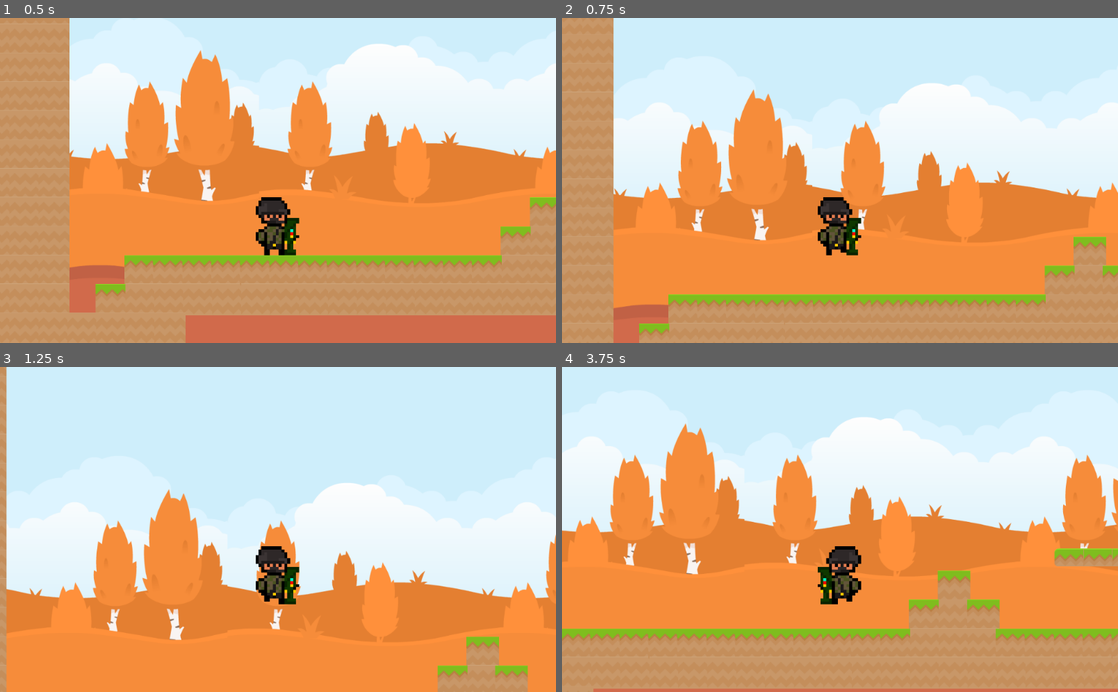
Above: before the commit, frames 1-4 (two rows, left to right).
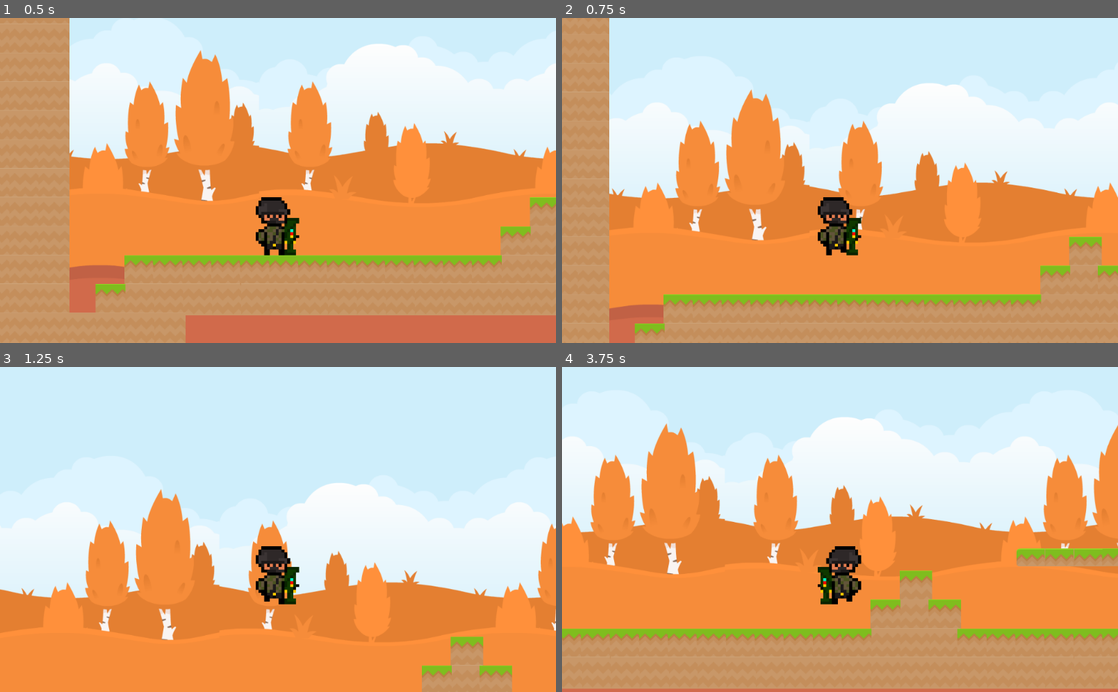
Above: after the commit, the same moments.

Repository: bsu-cs315/P2-ncbarber
Game: Godot game, scene res://src/Level.tscn
Two runs of this game, one before a commit and one after it. Both use one fixed random seed, a clock stepped at 60 frames per second and the inputs below.
Inputs:
- Up to frame 1 (0.5 s): no input
- Up to frame 2 (0.75 s): tap Enter at 0.5 s; hold D (right) from 0.53 s (still down); hold Space (rocket_launch) from 0.53 s (still down)
- Up to frame 3 (1.25 s): keep holding D (right); keep holding Space (rocket_launch); tap W (jump) at 0.77, 0.8, 1.07 s
- Up to frame 4 (3.75 s): release Space (rocket_launch) at 1.28 s; tap W (jump) at 1.35, 1.52, 1.82, 2.3, 3.02, 3.32 s; tap Space (rocket_launch) at 1.55, 2.85 s; release D (right) at 2.03 s; hold Left (left) 2.03-2.78 s; hold Space (rocket_launch) 2.03-2.78 s; hold D (right) from 2.78 s (still down); hold W (jump) from 3.53 s (still down)

Frame 1 is identical in both runs. In frame 2, 4.1% of the frame differs, in the area x 8-100%, y 0-100%; in frame 3, 8.2%; in frame 4, 16%, in the area x 0-100%, y 15-100%.

Commit message:
Add Rocket Lauch Animation

Diff:
--- a/project/src/Character.gd
+++ b/project/src/Character.gd
@@ -1,11 +1,12 @@
 extends KinematicBody2D
 
-var gravity = 600
-var jumpPower = -350
-var rocketJump = -500
-var speed = 200
+var gravity := 600
+var jumpPower := -350
+var rocketJumpPower := -500
+var speed := 250
 #var currentGravity = gravity
 var jumpped = false
+var rocketJumpped = false
 var velocity = Vector2()
 
 func _physics_process(delta):
@@ -21,11 +22,12 @@
 			jumpped = true
 			$AnimatedSprite.animation = "jumping"
 			$AnimatedSprite.play()
+
 	if Input.is_action_pressed("rocket_launch"):
 		if is_on_floor():
-			velocity.y = rocketJump
-			jumpped = true
-			$AnimatedSprite.animation = "jumping"
+			velocity.y = rocketJumpPower
+			rocketJumpped = true
+			$AnimatedSprite.animation = "rocket"
 			$AnimatedSprite.play()
 
 	if Input.is_action_pressed("down"):
@@ -35,16 +37,27 @@
 
 	if Input.is_action_pressed("right"):
 		velocity.x += speed
-		if is_on_floor():
+		if is_on_floor() and not rocketJumpped:
 			$AnimatedSprite.animation = "walking"
+			$AnimatedSprite.play()
 			$AnimatedSprite.flip_h = false
+
+		if is_on_floor() and not jumpped:
+			$AnimatedSprite.animation = "walking"
 			$AnimatedSprite.play()
+			$AnimatedSprite.flip_h = false
+
 	if Input.is_action_pressed("left"):
 		velocity.x -= speed
-		if is_on_floor():
+		if is_on_floor() and not rocketJumpped:
 			$AnimatedSprite.animation = "walking"
+			$AnimatedSprite.play()
 			$AnimatedSprite.flip_h = true
+		if is_on_floor() and not jumpped:
+			$AnimatedSprite.animation = "walking"
 			$AnimatedSprite.play()
+			$AnimatedSprite.flip_h = true
+
 
 	velocity.y += gravity * delta
 	if jumpped and is_on_floor():
--- a/project/src/Character.tscn
+++ b/project/src/Character.tscn
@@ -6,6 +6,11 @@
 [ext_resource path="res://src/Character.gd" type="Script" id=4]
 [ext_resource path="res://assets/launcherMan5.png" type="Texture" id=5]
 [ext_resource path="res://assets/launcherMan4.png" type="Texture" id=6]
+[ext_resource path="res://assets/rocket_jump/RocketJump2.png" type="Texture" id=7]
+[ext_resource path="res://assets/rocket_jump/RocketJump5.png" type="Texture" id=8]
+[ext_resource path="res://assets/rocket_jump/RocketJump.png" type="Texture" id=9]
+[ext_resource path="res://assets/rocket_jump/RocketJump4.png" type="Texture" id=10]
+[ext_resource path="res://assets/rocket_jump/RocketJump3.png" type="Texture" id=11]
 
 [sub_resource type="SpriteFrames" id=1]
 animations = [ {
@@ -28,6 +33,11 @@
 "loop": true,
 "name": "jumping",
 "speed": 5.0
+}, {
+"frames": [ ExtResource( 9 ), ExtResource( 7 ), ExtResource( 11 ), ExtResource( 10 ), ExtResource( 8 ) ],
+"loop": true,
+"name": "rocket",
+"speed": 5.0
 } ]
 
 [sub_resource type="RectangleShape2D" id=2]
@@ -40,7 +50,8 @@
 position = Vector2( -1.7803, 1.77881 )
 scale = Vector2( 0.2, 0.2 )
 frames = SubResource( 1 )
-animation = "idle"
+animation = "walking"
+frame = 1
 
 [node name="CollisionShape2D" type="CollisionShape2D" parent="."]
 position = Vector2( -0.21228, 0.612473 )
Binary file added: project/assets/rocket_jump/RocketJump.png
Not shown, added: project/assets/rocket_jump/RocketJump.png.import
Binary file added: project/assets/rocket_jump/RocketJump2.png
Not shown, added: project/assets/rocket_jump/RocketJump2.png.import
Binary file added: project/assets/rocket_jump/RocketJump3.png
Not shown, added: project/assets/rocket_jump/RocketJump3.png.import
Binary file added: project/assets/rocket_jump/RocketJump4.png
Not shown, added: project/assets/rocket_jump/RocketJump4.png.import
Binary file added: project/assets/rocket_jump/RocketJump5.png
Not shown, added: project/assets/rocket_jump/RocketJump5.png.import
Not shown: 1 places in project/src/Character.tscn that only renumber resources
Not shown, changed: README.md
